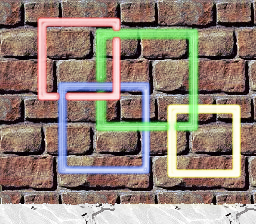
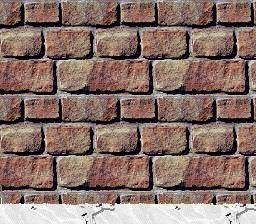
Revision of a layered (256, 224) image; what changed, layer by layer:
hid "Neon Tubes" over (37, 17, 121, 101)
hid "Neon Tubes#1" over (94, 27, 200, 133)
hid "Neon Tubes#2" over (57, 81, 151, 175)
hid "Neon Tubes#3" over (167, 104, 241, 178)
